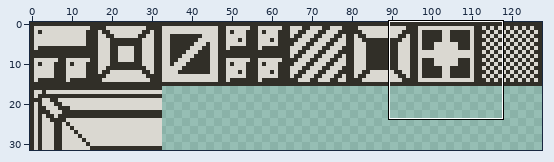
Two states of a sprite sheet, src/blocks.png. Above, an overview of the earlier version with the close-up marked.
Close-up. Before:
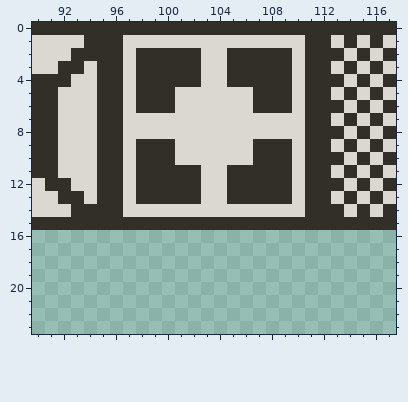
The file is 128x32 pixels. Shown: x 90..117, y 0..23.
Once edited:
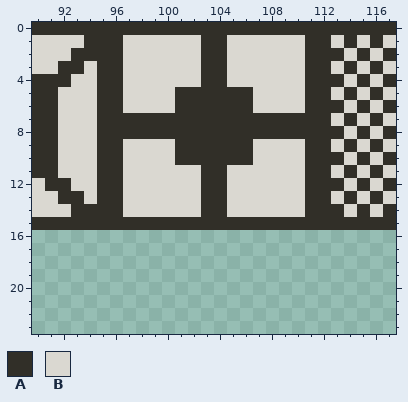
Palette (. is transparent): A #312f28  B #dad8d1
What changed:
@@ x 95..112 @@
  0 AAAAAAAAAAAAAAAAAA
- 1 AABBBBBBBBBBBBBBAA
- 2 AABAAAAABBAAAAABAA
- 3 AABAAAAABBAAAAABAA
- 4 AABAAAAABBAAAAABAA
- 5 AABAAABBBBBBAAABAA
- 6 AABAAABBBBBBAAABAA
- 7 AABBBBBBBBBBBBBBAA
- 8 AABBBBBBBBBBBBBBAA
- 9 AABAAABBBBBBAAABAA
-10 AABAAABBBBBBAAABAA
-11 AABAAAAABBAAAAABAA
-12 AABAAAAABBAAAAABAA
-13 AABAAAAABBAAAAABAA
-14 AABBBBBBBBBBBBBBAA
+ 1 AABBBBBBAABBBBBBAA
+ 2 AABBBBBBAABBBBBBAA
+ 3 AABBBBBBAABBBBBBAA
+ 4 AABBBBBBAABBBBBBAA
+ 5 AABBBBAAAAAABBBBAA
+ 6 AABBBBAAAAAABBBBAA
+ 7 AAAAAAAAAAAAAAAAAA
+ 8 AAAAAAAAAAAAAAAAAA
+ 9 AABBBBAAAAAABBBBAA
+10 AABBBBAAAAAABBBBAA
+11 AABBBBBBAABBBBBBAA
+12 AABBBBBBAABBBBBBAA
+13 AABBBBBBAABBBBBBAA
+14 AABBBBBBAABBBBBBAA
 15 AAAAAAAAAAAAAAAAAA
Pixel boxes of the changes (left, top, right, bottom) in both close-ups:
changed: (123, 35, 305, 217)
